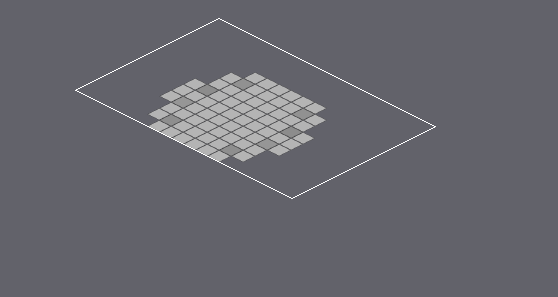
An edit to a level. Tiled map, feng-zhi/assets/maps/living_quarter/maps/living_quarter_day.tmx. The first picture is a wide view before the edit; the outline marks the close-up.
Close-up. Before the commit:
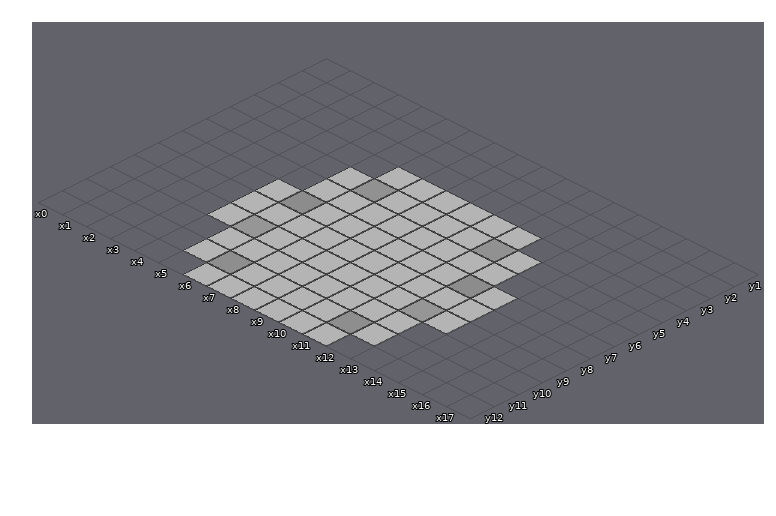
Cells are 64x32 px. Isometric: x runs down to the right, y down to the left. Shown: x 0..17, y 1..12. The commit also changed other parts of the map, which this record leaves out. The old version is drawn lined up with the new one.
Now the later version:
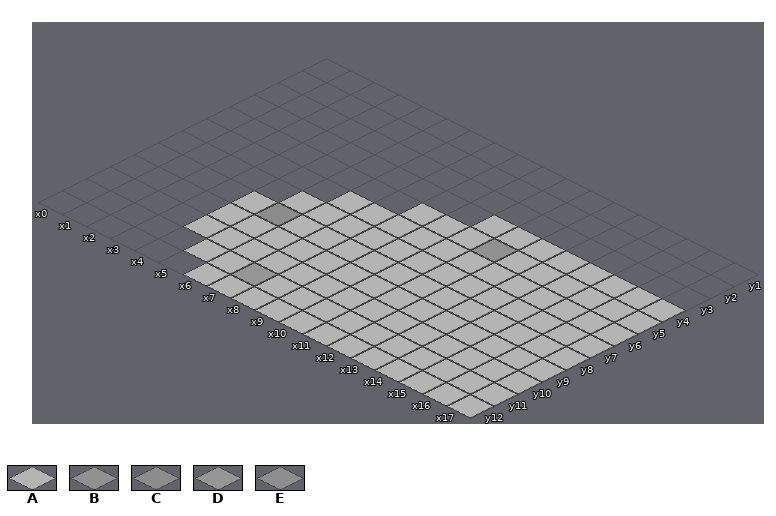
Key: from "living_quarter_ground_tiles": A 0, B 6, C 7, D 9, E 10.
_ is an empty cell.
Tiles replaced or removed in this view: A, B, C, D, E.
What changed:
Changed rows in their new state; . is an unchanged cell.
map size 16x16 -> 32x28 cells (old content now starts at 1,1; both pictures use the new coordinates)
Layer "Ground":
first column x 4:
 4 ..____..AAAAAA
 5 .___.....AAAAA
 6 ._.......AAAAA
 7 _.........AAAA
 8 ..........AAAA
 9 ..........AAAA
10 A........AAAAA
11 .........AAAAA
12 ........AAAAAA
Layer "Terrain":
first column x 5:
 5 ._......
 7 _......_
 8 C.......
 9 _......_
11 ._D..._.
